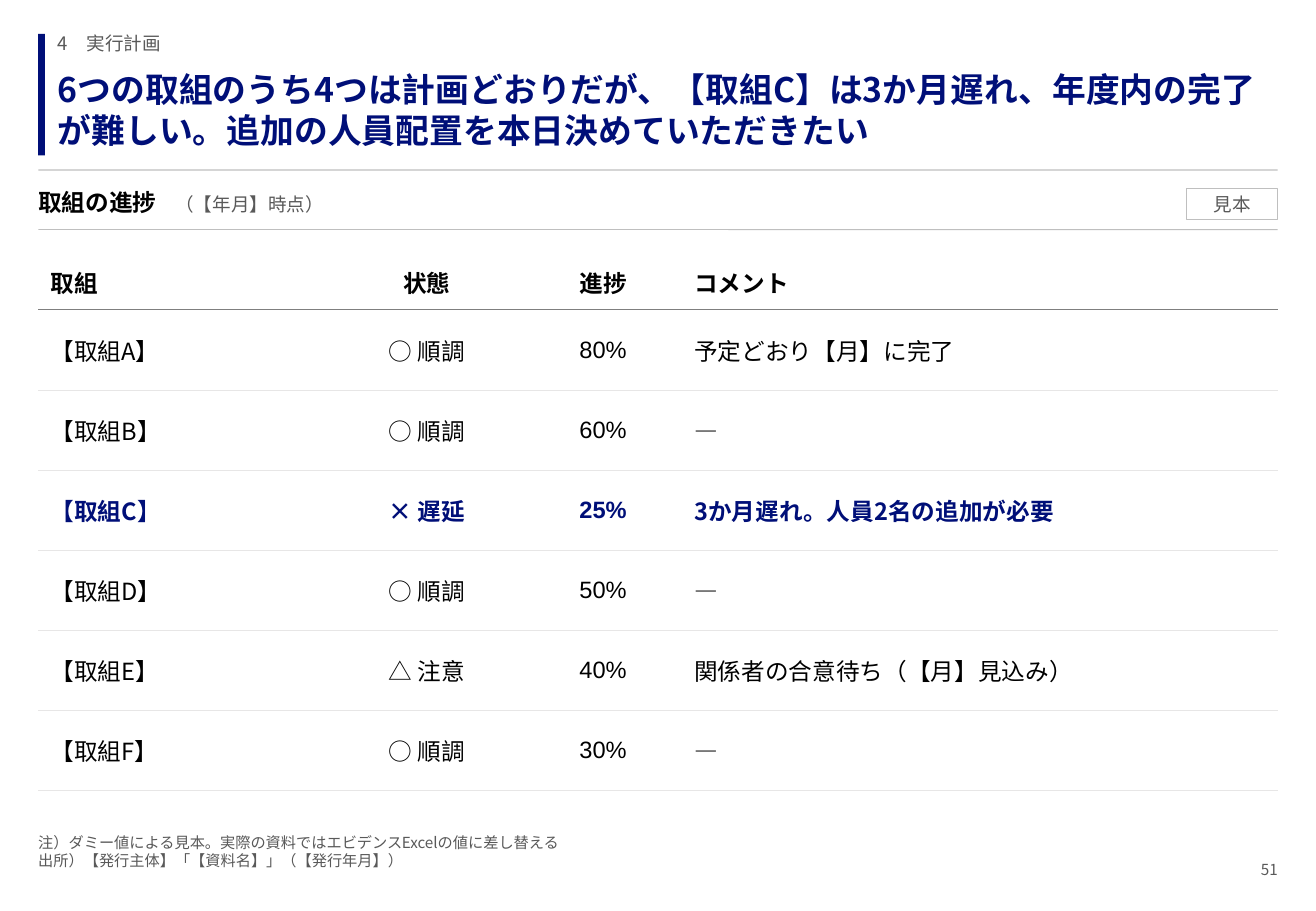
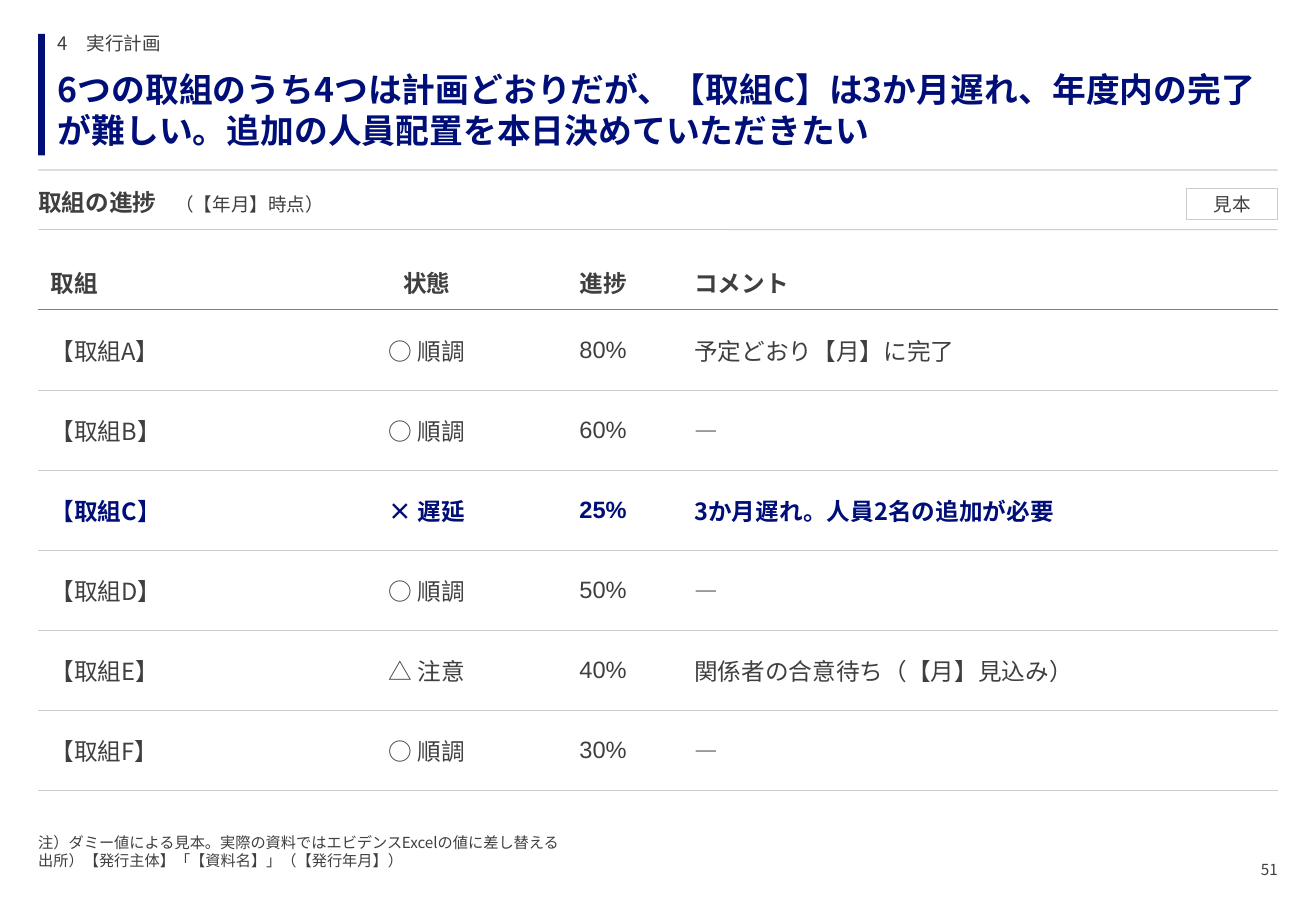
Before and after one commit to GontaHH/slide_builder, a slide deck: slide 51 of patterns/pattern-deck.pptx. Drawn at 1316x911 pixels with LibreOffice and Linux fonts; fonts in the diff are those of the drawing. Boxes give left, top, right and bottom in pixels: in the first picture for what was removed or moved away, otherwise in the second. Text is boxed around its words. In the diff, an @@ line names an element or a change of style, - is before the commit and + after.

```diff
--- a/patterns/pattern-deck.pptx
+++ b/patterns/pattern-deck.pptx
@@ text "取組の進捗 （【年月】時点）" at [38, 191, 324, 213]: text colour #000000 to #3F3F3F in "取組の進捗"; text colour #595959 to #3F3F3F in "（【年月】時点）" @@
@@ rectangle "見本" at [1187, 188, 1278, 220]: text colour #595959 to #3F3F3F; outline #BFBFBF 0.75 pt to #CCCCCC 0.75 pt @@
@@ table at [39, 255, 1278, 766] @@
@@ text colour #000000 to #3F3F3F in "取組", "状態", "進捗", "コメント" and 20 more places @@
@@ borders changed @@
@@ text colour #595959 to #3F3F3F in 3 elements at [58, 34, 161, 52], [38, 835, 559, 868], [1261, 864, 1278, 875] @@
```
Also in this commit, not shown: 104 other slides changed, 12 other files.
